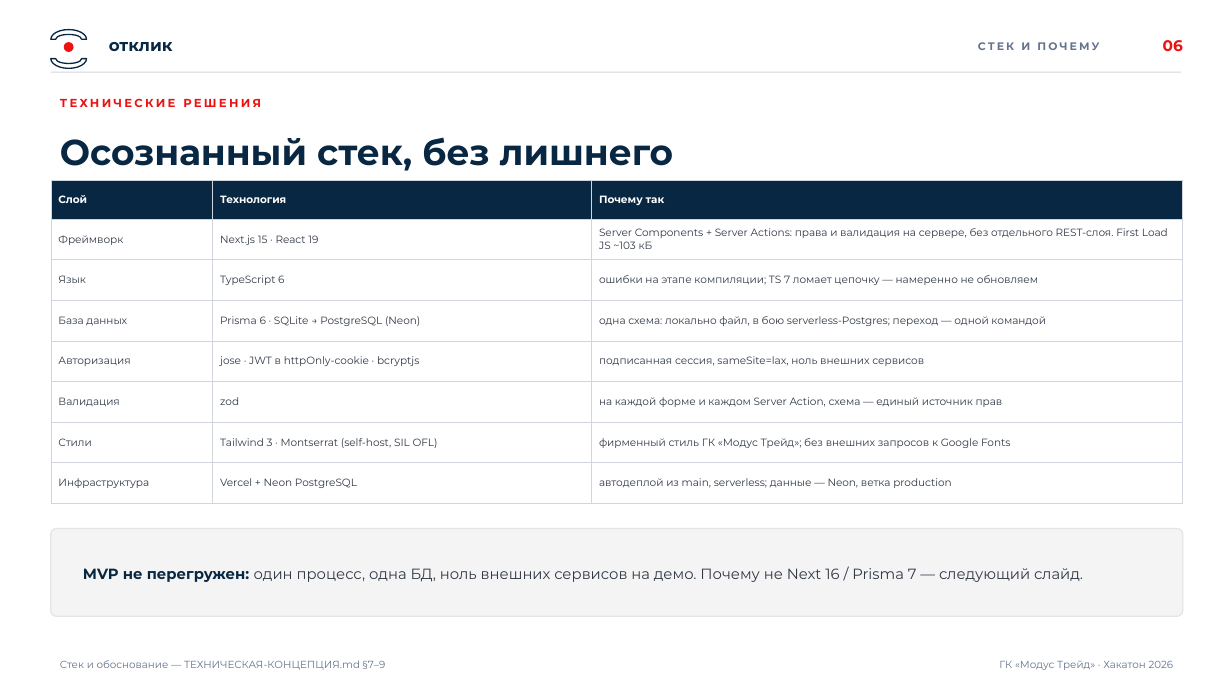
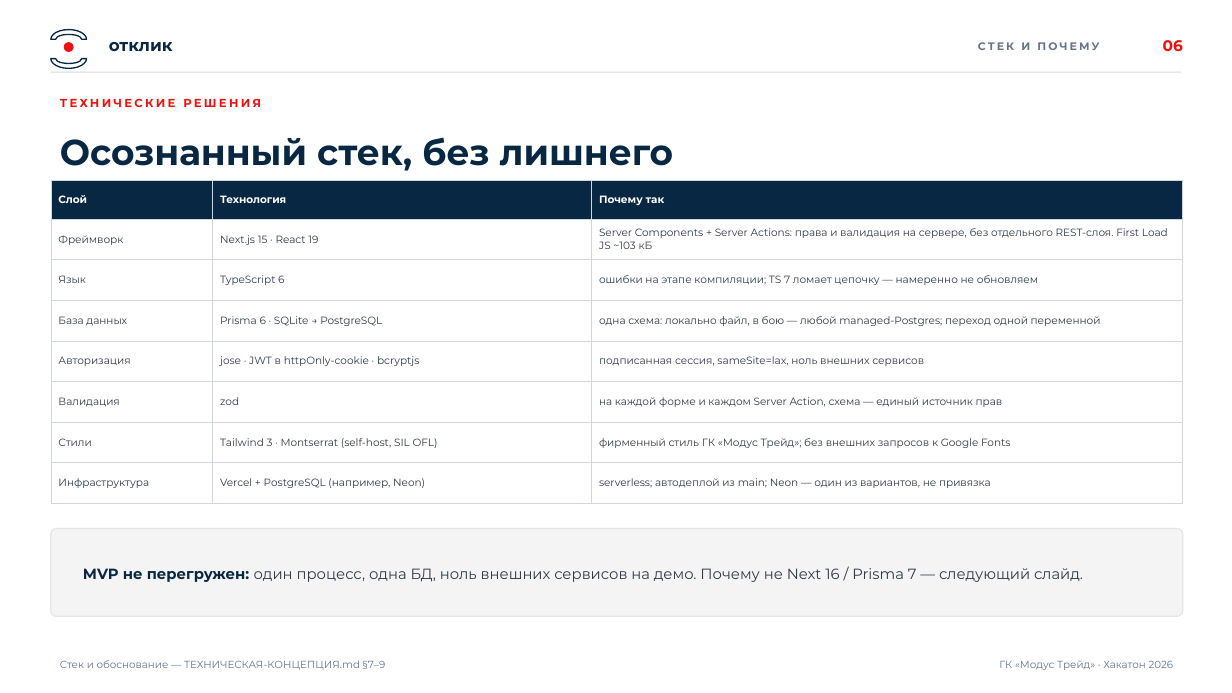
Before and after one commit to DENDORoff/otklik, a slide deck: slide 6 of ПИТЧ-ПРЕЗЕНТАЦИЯ.pptx. Drawn at 1232x693 pixels with LibreOffice and Linux fonts; fonts in the diff are those of the drawing. Boxes give left, top, right and bottom in pixels: in the first picture for what was removed or moved away, otherwise in the second. Text is boxed around its words. In the diff, an @@ line names an element or a change of style, - is before the commit and + after.

Commit message:
Портфолио: выведены из эксплуатации Vercel и Neon, осталась инструкция развёртывания

```diff
--- a/ПИТЧ-ПРЕЗЕНТАЦИЯ.pptx
+++ b/ПИТЧ-ПРЕЗЕНТАЦИЯ.pptx
@@ table at (51, 180, 1183, 513) @@
-row 4, column 2: Prisma 6 · SQLite → PostgreSQL (Neon)
+row 4, column 2: Prisma 6 · SQLite → PostgreSQL
-row 4, column 3: одна схема: локально файл, в бою serverless-Postgres; переход — одной командой
+row 4, column 3: одна схема: локально файл, в бою — любой managed-Postgres; переход одной переменной
-row 8, column 2: Vercel + Neon PostgreSQL
+row 8, column 2: Vercel + PostgreSQL (например, Neon)
-row 8, column 3: автодеплой из main, serverless; данные — Neon, ветка production
+row 8, column 3: serverless; автодеплой из main; Neon — один из вариантов, не привязка
```
Also in this commit, not shown: 10 other slides changed, 16 other files.
